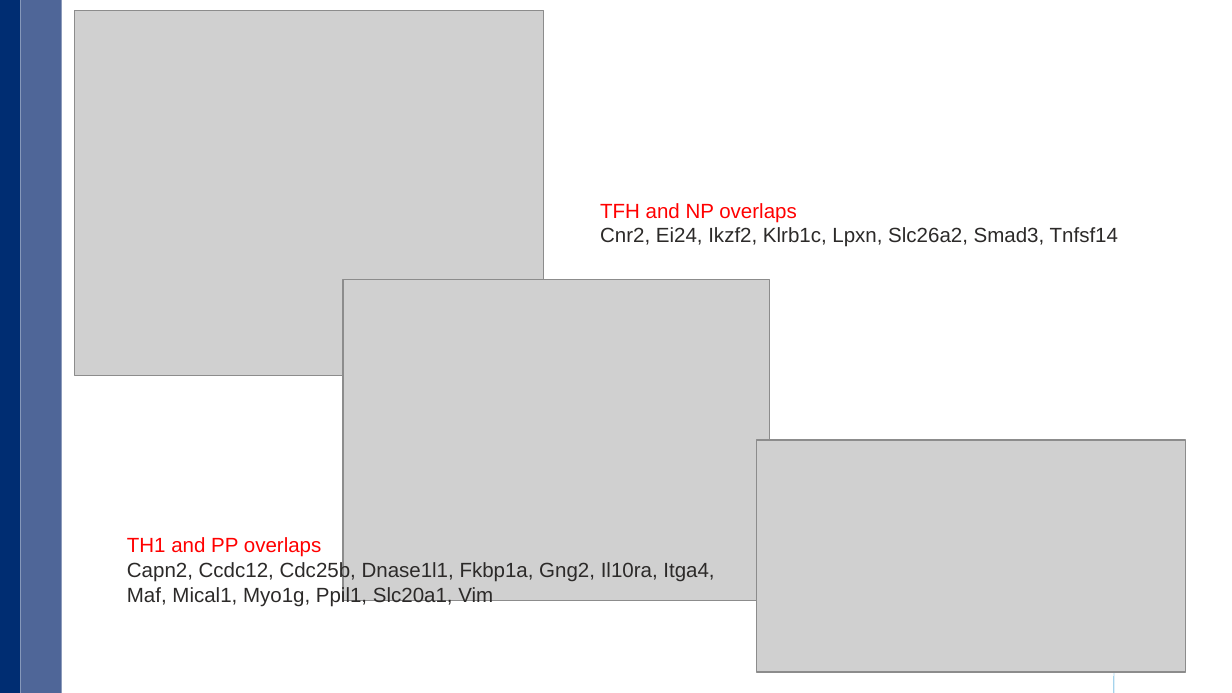
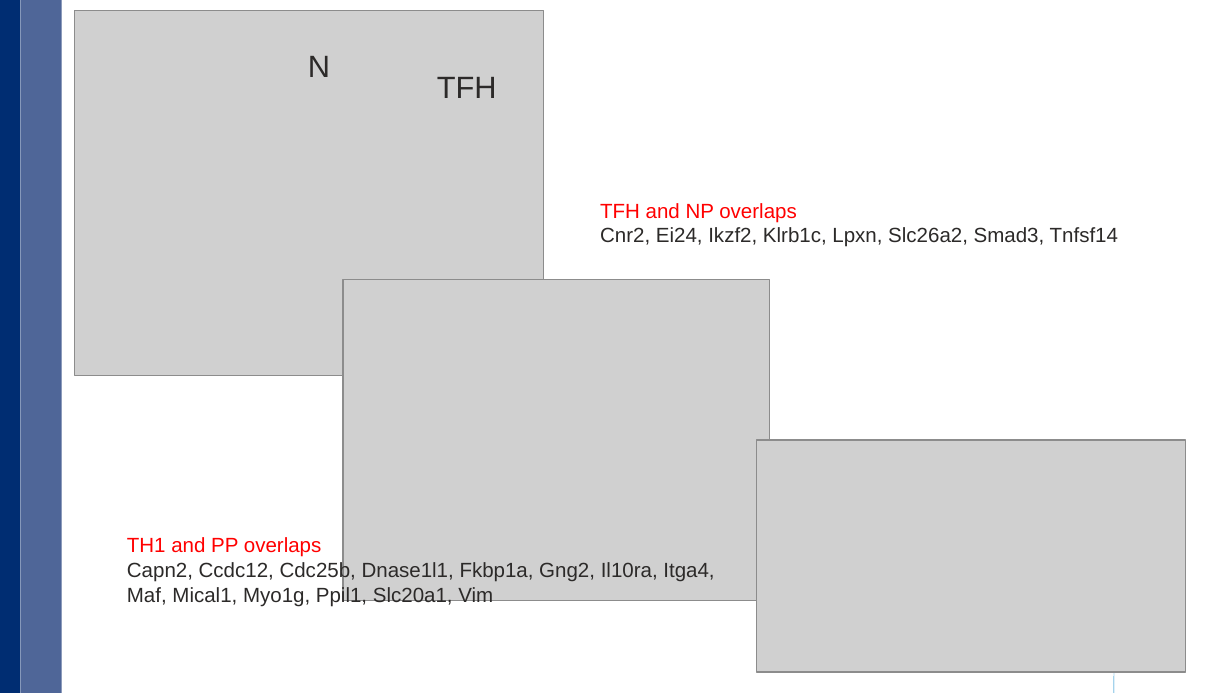
Before and after one commit to xulong82/IL21, a slide deck: slide 10 of Crotty2015/report20160112.pptx. Drawn at 1232x693 pixels with LibreOffice and Linux fonts; fonts in the diff are those of the drawing; grey boxes stand for pictures; background and template pictures are left out. Boxes give left, top, right and bottom in pixels: in the first picture for what was removed or moved away, otherwise in the second. Text is boxed around its words. In the diff, an @@ line names an element or a change of style, - is before the commit and + after.

```diff
--- a/Crotty2015/report20160112.pptx
+++ b/Crotty2015/report20160112.pptx
@@ text added at (308, 56, 330, 77), 18 pt, text #2C2A29 @@
+N
@@ text added at (437, 77, 497, 98), 18 pt, text #2C2A29 @@
+TFH
```
Also in this commit, not shown: 22 other files.
